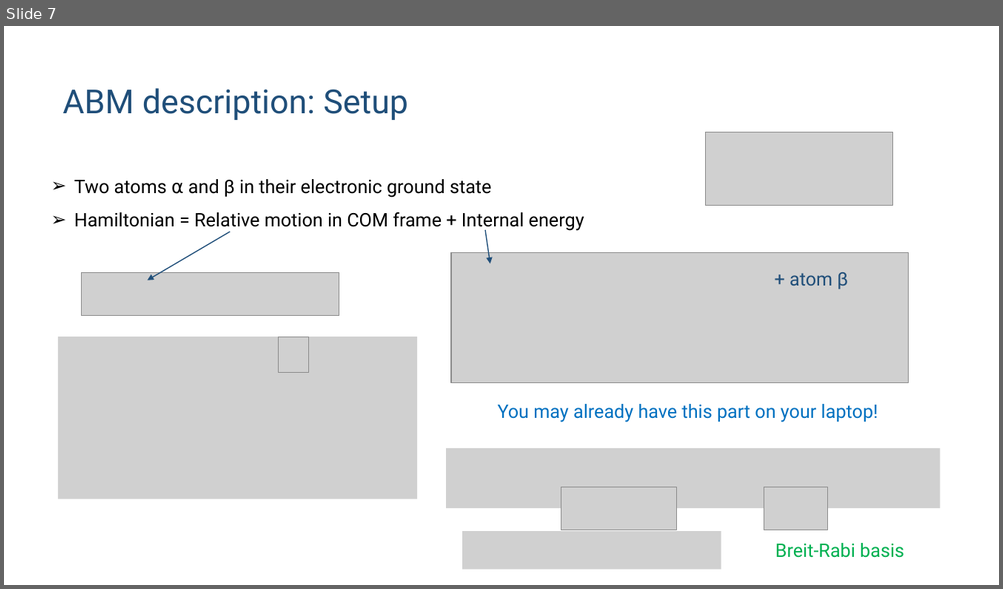
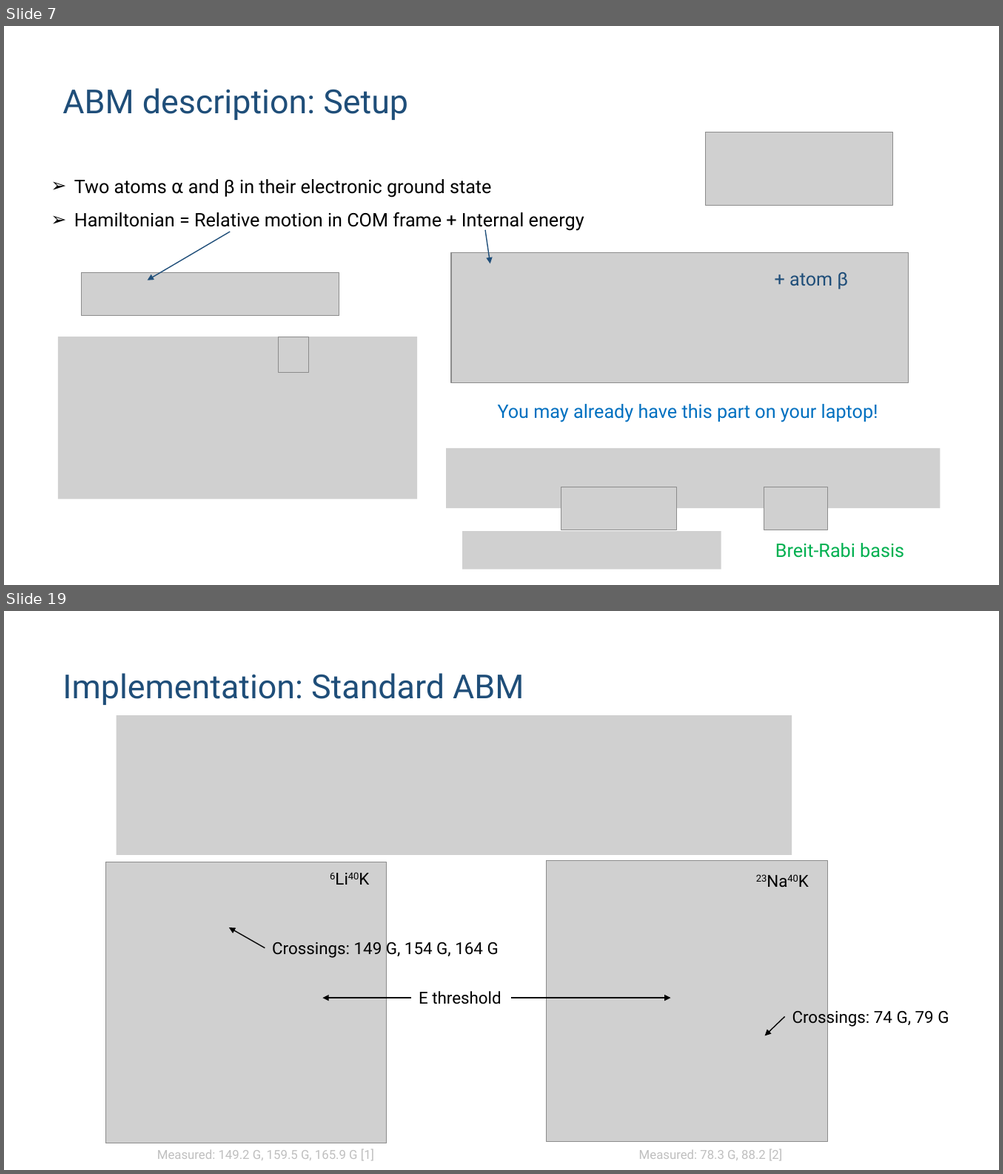
Before and after one commit to huanium/huanium, a slide deck: MIT_PhD/ZGS/ZGS-Sep-01-2023/BUI_ZGS_2023_Sep_01.pptx. Shown one above the other, each under a label of ours: slide 7 before the commit, slides 7 and 19 after it; the slides between them are not shown. The pictures are 1003x589 and 1003x1174 pixels, drawn with LibreOffice and Linux fonts; fonts in the diff are those of the drawing; grey boxes stand for pictures. Boxes give left, top, right and bottom in pixels: in the first picture for what was removed or moved away, otherwise in the second. Text is boxed around its words. In the diff, an @@ line names an element or a change of style, - is before the commit and + after.

```diff
--- a/MIT_PhD/ZGS/ZGS-Sep-01-2023/BUI_ZGS_2023_Sep_01.pptx
+++ b/MIT_PhD/ZGS/ZGS-Sep-01-2023/BUI_ZGS_2023_Sep_01.pptx
@@ slide 19 added at box(4, 611, 999, 1170), background #FFFFFF @@
@@ title added at box(62, 673, 523, 705), 32 pt, text #1F4E79 @@
+Implementation: Standard ABM
@@ picture added at box(116, 715, 791, 855) @@
@@ picture added at box(105, 863, 387, 1144) @@
@@ text added at box(323, 865, 380, 892), 16 pt, text #000000 @@
+6Li40K
@@ picture added at box(546, 861, 828, 1142) @@
@@ text added at box(748, 867, 821, 894), 16 pt, text #000000 @@
+23Na40K
@@ arrow added from (265, 948) to (229, 928), #000000 1 pt @@
@@ text added at box(272, 939, 498, 959), 16 pt, text #000000 @@
+Crossings: 149 G, 154 G, 164 G
@@ arrow added from (412, 998) to (323, 998), #000000 1 pt @@
@@ text added at box(418, 991, 501, 1005), 16 pt, text #000000 @@
+E threshold
@@ arrow added from (512, 998) to (670, 998), #000000 1 pt @@
@@ text added at box(792, 1008, 948, 1028), 16 pt, text #000000 @@
+Crossings: 74 G, 79 G
@@ arrow added from (785, 1017) to (765, 1037), #000000 1 pt @@
@@ text added at box(157, 1149, 374, 1161), 12 pt, text #BFBFBF @@
+Measured: 149.2 G, 159.5 G, 165.9 G [1]
@@ text added at box(639, 1149, 782, 1161), 12 pt, text #BFBFBF @@
+Measured: 78.3 G, 88.2 [2]
```
Also in this commit, not shown: 7 slides changed, 9 other slides added, 1 other file.
